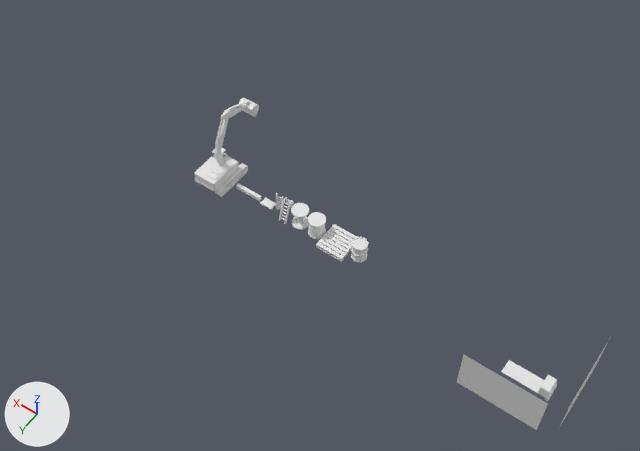
Two versions of the Blender file Blender/Levels/Props.blend, one commit apart.
One viewpoint serves both versions: a camera (50 mm lens) standing at (-4.63, 8.63, 13.81) and looking at (1.51, 0.02, 0.29). Lighting does not change. The marker at lower left points along +X, +Y and +Z.

Script lines for the objects in view, before the commit:
```python
ob_p_cementbag = bpy.data.objects.new('p_CementBag', me_cube_004)
ob_p_cementbag.location = (2.8, 0.0, 0.0)
ob_p_cementbag.scale = (0.1, 0.1, 0.1)
ob_p_cementtruck = bpy.data.objects.new('p_CementTruck', me_cube_002)
ob_p_cementtruck.location = (-3.0, 0.0, 0.0)
ob_p_cementtruck.scale = (0.1, 0.1, 0.1)
ob_p_excavator = bpy.data.objects.new('p_Excavator', me_cube_001)
ob_p_excavator.location = (4.0, 0.0, 0.0)
ob_p_ladder_2 = bpy.data.objects.new('p_Ladder_2', me_cube_006)
ob_p_ladder_2.location = (2.3, 0.0, 0.0)
ob_p_metalbeam = bpy.data.objects.new('p_MetalBeam', me_cube_003)
ob_p_metalbeam.location = (3.3, 0.0, 0.0)
ob_p_steelcoil_1 = bpy.data.objects.new('p_SteelCoil_1', me_cylinder)
ob_p_steelcoil_1.location = (2.0, 0.0, 0.0)
ob_p_steelcoil_1.scale = (0.4, 0.4, 0.4)
ob_p_steelcoil_2 = bpy.data.objects.new('p_SteelCoil_2', me_cylinder_001)
ob_p_steelcoil_2.location = (1.6, 0.0, 0.0)
ob_p_steelcoil_2.scale = (0.4, 0.4, 0.4)
ob_p_woodenpallet = bpy.data.objects.new('p_WoodenPallet', me_cube_007)
ob_p_woodenpallet.location = (1.1, 0.0, 0.0)
ob_p_woodenpallet.scale = (1.5, 1.5, 1.5)
ob_reference = bpy.data.objects.new('Reference', me_screenshot_2024_10_10_193429)
ob_reference.location = (-3.0, 0.0, 0.0)
ob_reference.rotation_euler = (1.571, 0.0, 0.0)  # degrees (90, 0, 0)
```
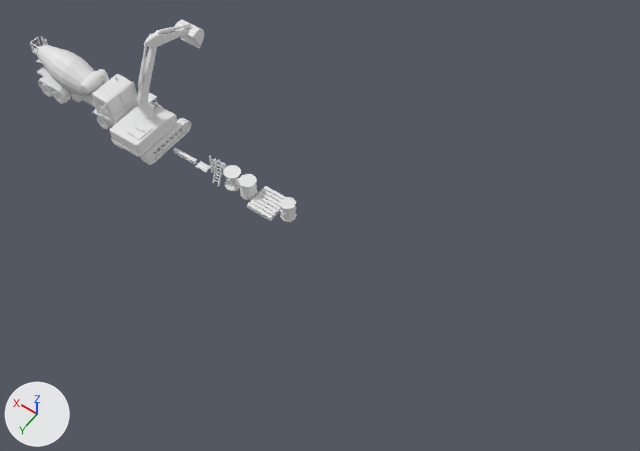
Commit message: Blender Props Updated_2

Where the change shows, as pixel boxes [x1, y1, x2, y2] in the pictures (640 x 451 px; the box of a moved part takes in the faces that stretch with it):
'p_Excavator', moved, rescaled (44% wider, 47% taller)
    before: [194, 98, 259, 197]
    after: [110, 19, 204, 165]
'p_CementTruck', reshaped, moved, rescaled (95% wider, 116% taller)
    before: [501, 360, 557, 402]
    after: [29, 37, 139, 129]
'Reference', deleted
    before: [457, 340, 609, 430]
'p_WoodenPallet', moved
    before: [316, 224, 357, 262]
    after: [247, 186, 285, 221]
'p_SteelCoil_2', moved
    before: [308, 212, 326, 239]
    after: [239, 174, 258, 200]
'p_SteelCoil_1', moved
    before: [291, 203, 309, 230]
    after: [223, 165, 241, 191]
'p_Barrel', moved
    before: [351, 236, 369, 263]
    after: [279, 197, 297, 222]
'p_Ladder_2', moved
    before: [279, 197, 294, 224]
    after: [212, 159, 227, 186]
'p_MetalBeam', moved
    before: [236, 183, 262, 201]
    after: [173, 148, 197, 164]
'p_CementBag', moved
    before: [260, 197, 276, 210]
    after: [195, 161, 210, 172]
part 1 of me_cube_002, moved or reshaped
    before: [540, 386, 557, 400]
    after: [98, 103, 139, 125]
part 2 of me_cube_002, deleted
    before: [538, 374, 557, 398]
part 3 of me_cube_002, deleted
    before: [501, 360, 544, 396]
part 4 of me_cube_002, added
    after: [29, 37, 139, 129]

The edits, one by one:
me_cube_002 is used by ob_p_cementtruck; location (-3.0, 0.0, 0.0); scale (0.1, 0.1, 0.1).
me_cube_002 had 70 vertices, 58 faces and spanned x -7.48..1.63, y 4.19..7.23, z 0.61..3.66.
me_cube_002 now has 2790 vertices, 2439 faces and spans x -5.48..4.7, y -1.77..1.81, z -0.05..4.24.
me_cube_002 part 1: the loose piece of 18 vertices spanning x -7.48..-5.73, y 4.19..7.23, z 1.36..1.72 is moved by (2.0, -5.7, 0.0).
me_cube_002 part 2: the loose piece of 24 vertices spanning x -7.42..-5.42, y 4.26..7.16, z 1.41..3.66 is deleted.
me_cube_002 part 3: the loose piece of 8 vertices spanning x -7.08..1.63, y 4.27..7.13, z 1.22..1.35 is deleted.
me_cube_002 part 4: 2476 vertices added at x -5.43..4.7, y -1.77..1.81, z -0.05..4.24.
Object 'p_Excavator' (ob_p_excavator) moves from (4.0, 0.0, 0.0) to (5.9, 0.0, 0.0).
Object 'p_Excavator' (ob_p_excavator) is rescaled from (1.0, 1.0, 1.0) to (1.5, 1.5, 1.5).
Object 'Reference' (ob_reference) is deleted.
Object 'p_CementTruck' (ob_p_cementtruck) moves from (-3.0, 0.0, 0.0) to (8.0, 0.0, 0.0).
Object 'p_CementTruck' (ob_p_cementtruck) is rescaled from (0.1, 0.1, 0.1) to (0.27, 0.27, 0.27).
Object 'p_MetalBeam' (ob_p_metalbeam) moves from (3.3, 0.0, 0.0) to (5.0, 0.0, 0.0).
Object 'p_CementBag' (ob_p_cementbag) moves from (2.8, 0.0, 0.0) to (4.5, 0.0, 0.0).
Object 'p_Ladder_2' (ob_p_ladder_2) moves from (2.3, 0.0, 0.0) to (4.0, 0.0, 0.0).
Object 'p_SteelCoil_1' (ob_p_steelcoil_1) moves from (2.0, 0.0, 0.0) to (3.7, 0.0, 0.0).
Object 'p_SteelCoil_2' (ob_p_steelcoil_2) moves from (1.6, 0.0, 0.0) to (3.3, 0.0, 0.0).
Object 'p_WoodenPallet' (ob_p_woodenpallet) moves from (1.1, 0.0, 0.0) to (2.8, 0.0, 0.0).
Object 'p_Barrel' (ob_p_barrel) moves from (0.6, 0.0, 0.0) to (2.3, 0.0, 0.0).
